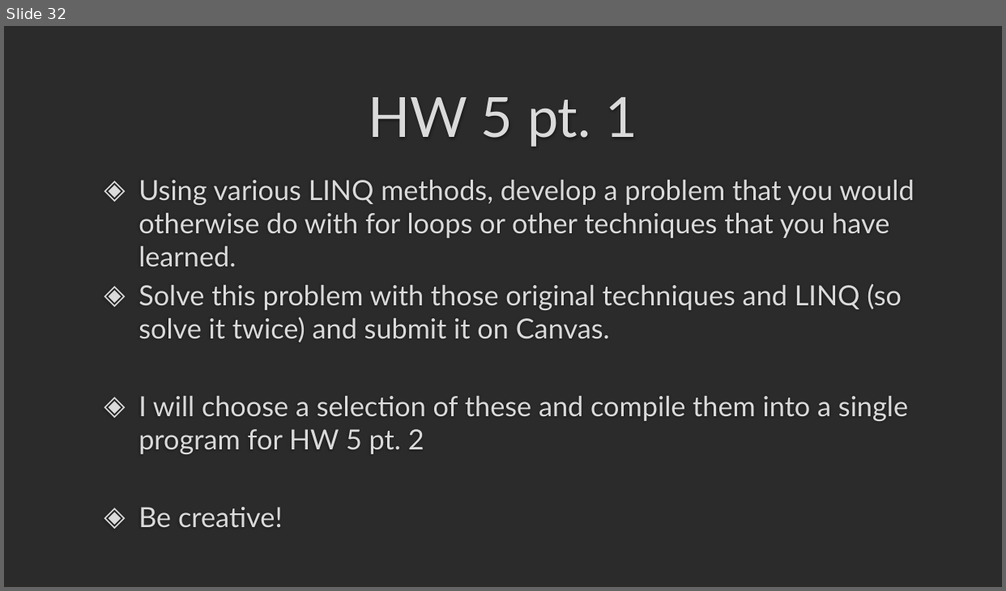
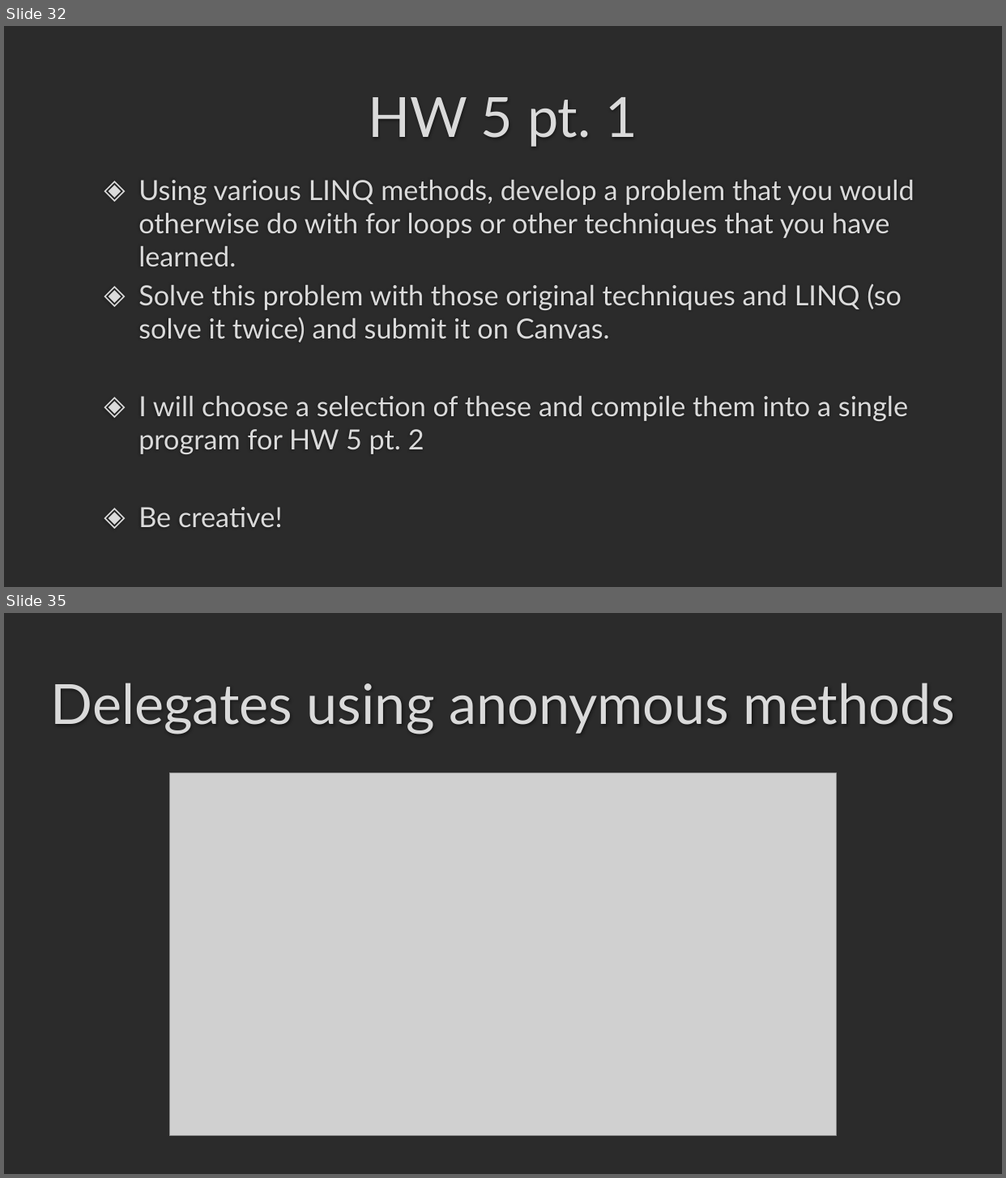
Before and after one commit to darrare/CS-3020, a slide deck: Documents/Powerpoints/5.0 LINQ and Lambda Expressions.pptx. Shown one above the other, each under a label of ours: slide 32 before the commit, slides 32 and 35 after it; the slides between them are not shown. The pictures are 1006x591 and 1006x1178 pixels, drawn with LibreOffice and Linux fonts; fonts in the diff are those of the drawing; grey boxes stand for pictures; background and template pictures are left out; a plain dark background stands for a picture behind light text. Boxes give left, top, right and bottom in pixels: in the first picture for what was removed or moved away, otherwise in the second. Text is boxed around its words. In the diff, an @@ line names an element or a change of style, - is before the commit and + after.

```diff
--- a/Documents/Powerpoints/5.0 LINQ and Lambda Expressions.pptx
+++ b/Documents/Powerpoints/5.0 LINQ and Lambda Expressions.pptx
@@ slide 35 added at <box>4,613,1002,1174</box>, background picture (left out) @@
@@ title added at <box>50,683,955,735</box>, 40 pt, text #DADADA @@
+Delegates using anonymous methods
@@ picture added at <box>170,773,836,1137</box> @@
```
Also in this commit, not shown: 10 other slides added, 27 other files.
